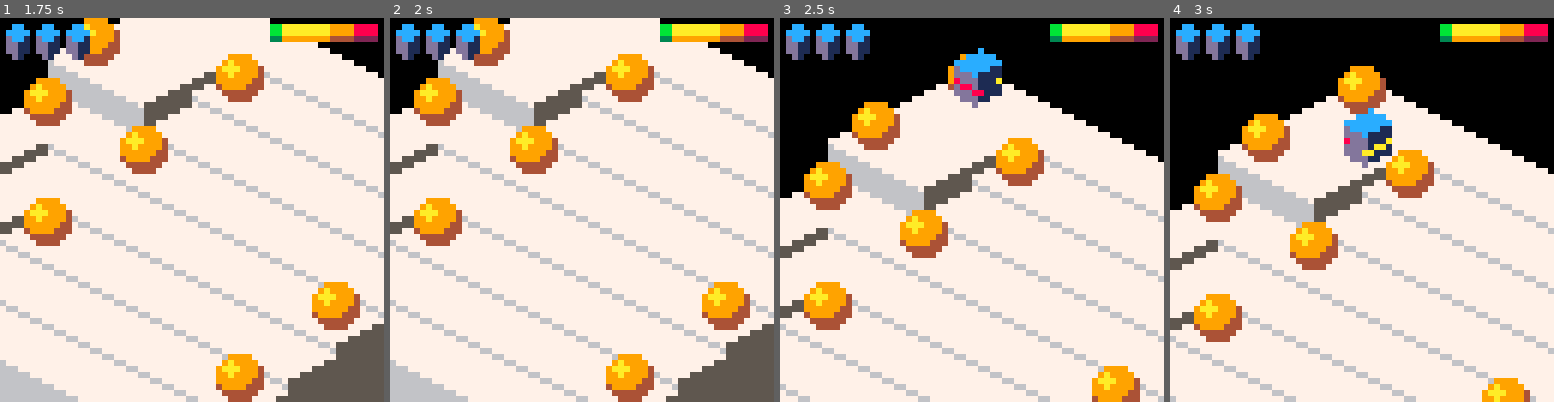
Above: before the commit, frames 1-4 (left to right).
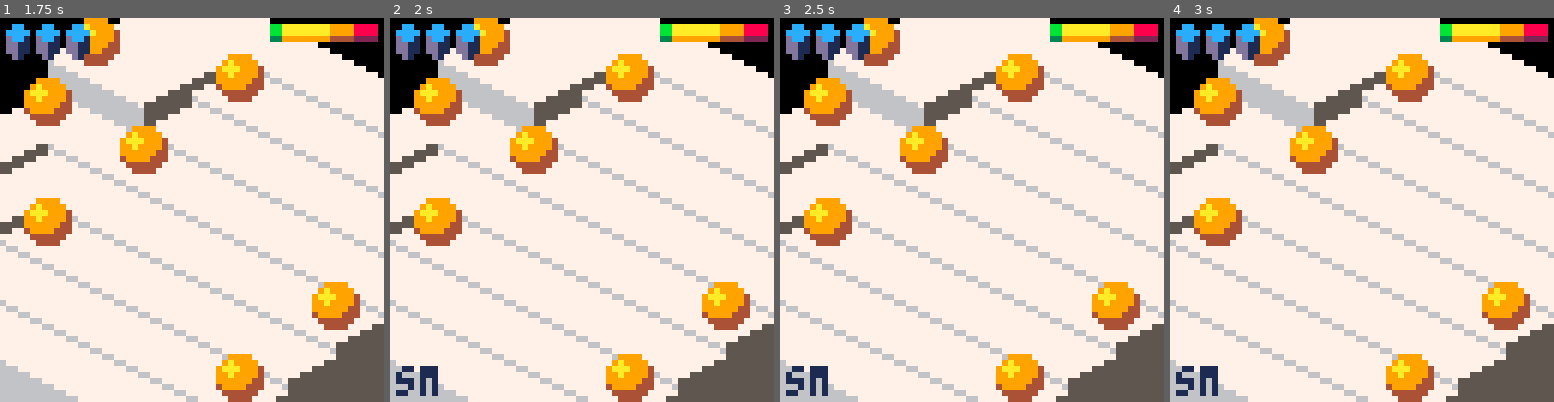
Above: after the commit, the same moments.

Repository: erwinbonsma/BumbleBotsPico8
Game: PICO-8 cartridge bumblebots-lowrez.p8
The game is run twice, just before and just after one commit, with the same random seed, the same clock (stepped at 60 frames per second) and the same inputs.
Inputs:
- Up to frame 1 (1.75 s): tap X (X key) at 0.33, 1.07 s; tap O (Z key) at 0.7, 1.7 s; hold Right from 1.6 s (still down)
- Up to frame 2 (2 s): keep holding Right; tap X (X key) at 1.85 s
- Up to frame 3 (2.5 s): release Right at 2.1 s; tap O (Z key) at 2.1 s; hold Up 2.15-2.42 s; hold Right from 2.47 s (still down)
- Up to frame 4 (3 s): keep holding Right; tap O (Z key) at 2.5, 2.9 s; tap X (X key) at 2.97 s

Frame 1 is identical in both runs. In frame 2, 0.5% of the frame differs, in the area x 1-13%, y 90-99%; in frame 3, 50%; in frame 4, 53%, in the area x 0-100%, y 0-100%.

Commit message:
Added slow-motion toggle

Diff:
--- a/bumblebots-lowrez.p8
+++ b/bumblebots-lowrez.p8
@@ -2581,6 +2581,9 @@
  local last_level_completed=false
  local display_score=0
 
+ local slowcnt=0
+ local slowmo=false
+
  me.start_level=level_num
  me.level_num=level_num
  score=0
@@ -2613,12 +2616,22 @@
    anim.draw()
   end
 
-  if msg then
-   print(msg,0,120,11)
+  if slowmo then
+   print("sm",1,58,1)
   end
  end
 
  function me.update()
+  slowcnt+=1
+  if slowcnt%20!=0 and slowmo then
+   return
+  end
+
+  --debug only, todo: remove
+  if btnp(5) then
+   slowmo=not slowmo
+  end
+
   clock+=1
 
   if anim then
